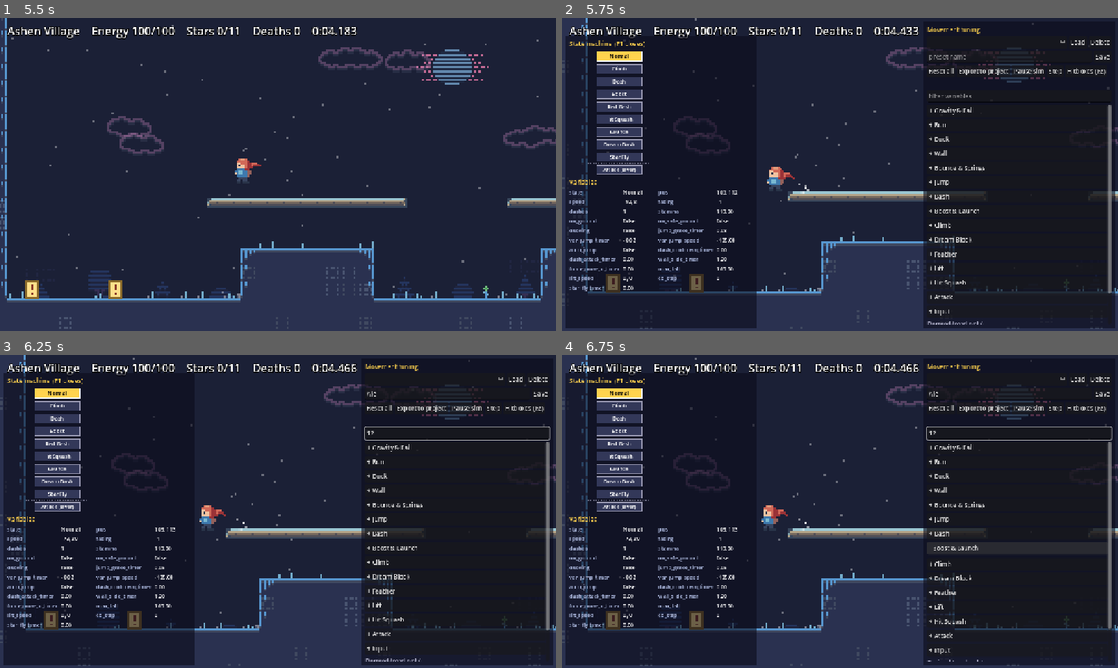
Above: before the commit, frames 1-4 (two rows, left to right).
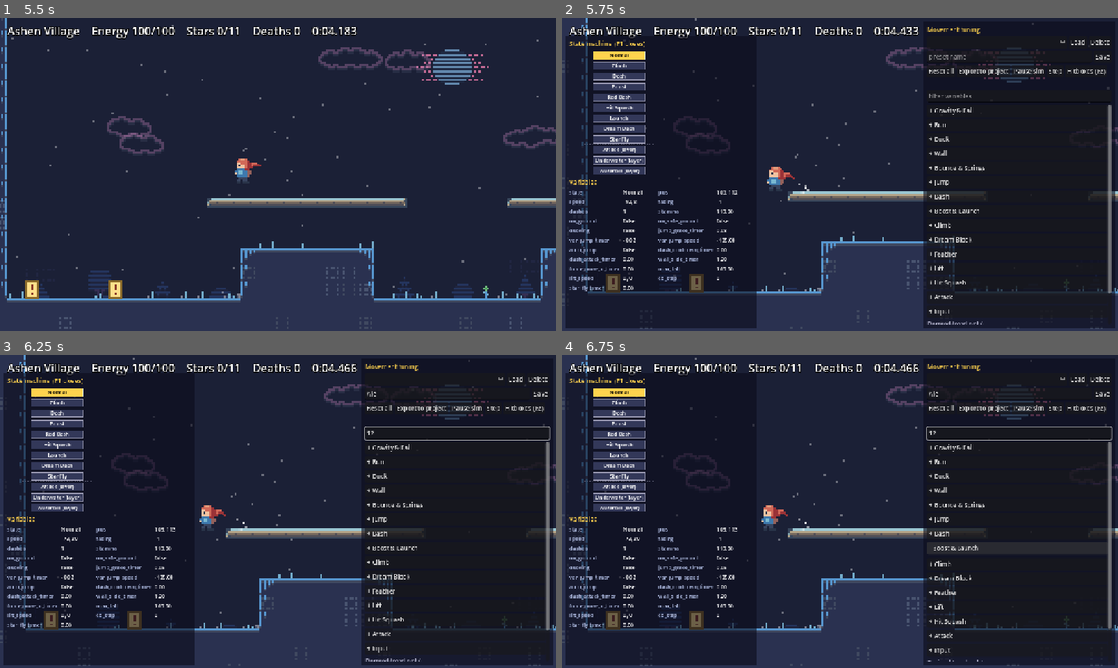
Above: after the commit, the same moments.

Repository: Viridjan/summit
Game: Godot game, scene res://main.tscn
Two runs of this game, one before a commit and one after it. Both use one fixed random seed, a clock stepped at 60 frames per second and the inputs below.
Inputs (mouse positions are in pixels of both pictures, inside the frame that each line leads up to):
- Up to frame 1 (5.5 s): click "Adventure" at 0.5 s; click "New Game" at 1.25 s; tap Enter (ui_accept) at 2 s; move the mouse to (400, 158) at 2.02 s; hold Right (right) 2.03-2.75 s; tap A (attack) at 2.1, 3.8 s; click (400, 158) at 2.17 s; tap C (jump) at 2.27, 2.57 s; tap X (dash) at 2.3, 5.1 s; drag from (166, 190) to (250, 237) at 2.77 s; move the mouse to (333, 105) at 3.52 s; hold Right (right) 3.53-4.25 s; hold C (jump) 3.53-4.25 s; drag from (250, 237) to (111, 127) at 4.27 s; move the mouse to (444, 221) at 5.02 s; hold Left (left) from 5.03 s (still down); hold C (jump) from 5.03 s (still down)
- Up to frame 2 (5.75 s): keep holding Left (left); keep holding C (jump); tap F1 (debug) at 5.65 s
- Up to frame 3 (6.25 s): release Left (left) at 5.75 s; release C (jump) at 5.75 s; click (444, 392) at 5.77 s; type "Alex" at 5.85 s; click (455, 433) at 6 s; type "12" at 6.08 s
- Up to frame 4 (6.75 s): click "+ Boost & Launch" at 6.5 s

Frame 1 is identical in both runs. In frame 2, 2.3% of the frame differs, in the area x 4-17%, y 10-50%; in frame 3, 2.3%; in frame 4, 2.3%.

Commit message:
Show water and waterfall layers in the state view, drain energy faster
- The debug panel's state machine view lists the layers (Attack, Underwater,
  Waterfall), each lit while active; the live state reads e.g.
  "Normal + Waterfall".
- Water drains energy 10x faster: 0.5 every 0.1 s.
- Touch controls always let go of a released finger, even while hidden, so
  a button can't stay stuck down.

Co-Authored-By: Claude Opus 5.5 <noreply@anthropic.com>

Diff:
--- a/scripts/adventure.gd
+++ b/scripts/adventure.gd
@@ -12,7 +12,7 @@
 # The HUD shows blocks; the code counts 100 energy per block. A run starts with 1 block.
 const ENERGY_PER_BLOCK := 100.0
 const ENERGY_REGEN := 3.0  # per second, only inside a partly spent block
-const WATER_DRAIN := 0.5  # per second while in water (0.05 every 0.1 s); no regeneration there
+const WATER_DRAIN := 5.0  # per second while in water (0.5 every 0.1 s); no regeneration there
 
 # -> {"start": String, "rooms": {name: {"pos": Vector2i (tiles), "level": Dictionary}}}
 # Rooms whose file is missing or invalid are skipped.
--- a/scripts/debug_panel.gd
+++ b/scripts/debug_panel.gd
@@ -350,7 +350,8 @@
 	for e in p.transition_log:
 		t += "%.2fs  %s -> %s\n" % [e[0], PlayerScript.STATE_NAMES[e[1]], PlayerScript.STATE_NAMES[e[2]]]
 	log_label.text = t
-	live_vals[0].text = PlayerScript.STATE_NAMES[p.state] + ("  + Attack" if p.attacking() else "") + ("  (dead)" if p.dead else "")
+	var on_layers: String = "".join(StateGraph.LAYERS.filter(func(l): return StateGraph.layer_on(p, l[0])).map(func(l): return "  + " + l[0]))
+	live_vals[0].text = PlayerScript.STATE_NAMES[p.state] + on_layers + ("  (dead)" if p.dead else "")
 	for i in LIVE.size():
 		var prop: String = LIVE[i][1]
 		live_vals[i + 1].text = _fmt(p.ducking() if prop == "collider" else p.get(prop))
@@ -372,7 +373,7 @@
 	# States stacked top to bottom. Each transition is an angled arrow:
 	# downward ones run on the right, upward ones on the left, wider for longer jumps.
 	var player
-	const HW := 52.0  # half width of a state box
+	const HW := 60.0  # half width of a state box
 	# One line per PlayerScript.STATE_NAMES entry, same order.
 	const HELP := [
 		"Normal: running, jumping, falling, wall jumps. Most time is spent here.",
@@ -385,19 +386,30 @@
 		"Dream Dash: dashing through a dream block, moving straight until you exit.",
 		"Star Fly: feather flight; steer freely until the timer runs out.",
 	]
-	# The attack is a layer on top of the state machine (drawn in its own row under it), not a state.
-	const ATTACK_HELP := "Attack (layer): a swing in the held direction (attack key). It runs on top of the current state: while running, dashing (a dash attack), climbing or flying. Not inside bubbles or dream blocks. Lit while swinging."
+	# Layers run on top of the state machine (rows under it, lit while active), not states: [name, help].
+	const LAYERS := [
+		["Attack", "Attack (layer): a swing in the held direction (attack key). It runs on top of the current state: while running, dashing (a dash attack), climbing or flying. Not inside bubbles or dream blocks. Lit while swinging."],
+		["Underwater", "Underwater (layer): centre inside water. Buoyancy slows sinking, drag caps speed, jump mid-water is a swim stroke; energy drains (adventure). Runs on top of the current state."],
+		["Waterfall", "Waterfall (layer): inside falling water. Pushes the player down, so they can't rise or jump up through it. Runs on top of the current state."],
+	]
+	static func layer_on(p, layer: String) -> bool:
+		match layer:
+			"Attack": return p.attacking()
+			"Underwater": return p.underwater
+			"Waterfall": return p.in_waterfall
+		return false
 
 	func _init() -> void:
 		tooltip_text = " "  # non-empty, so Godot asks _get_tooltip
 
 	func _get_tooltip(at: Vector2) -> String:
 		var n: int = PlayerScript.STATE_NAMES.size()
-		var i := clampi(int(at.y / (size.y / (n + 1))), 0, n)
+		var i := clampi(int(at.y / (size.y / (n + LAYERS.size()))), 0, n + LAYERS.size() - 1)
 		if absf(at.x - size.x / 2.0) > HW or player == null:
 			return ""
-		if i == n:
-			return "%s\nSwings this life: %d." % [ATTACK_HELP, player.attack_log.size()]
+		if i >= n:
+			var help: String = LAYERS[i - n][1]
+			return help + ("\nSwings this life: %d." % player.attack_log.size() if i == n else "")
 		var into := 0
 		var out := 0
 		for key in player.transitions:
@@ -410,7 +422,7 @@
 			return
 		var names: Array = PlayerScript.STATE_NAMES
 		var cx := size.x / 2.0
-		var row := size.y / (names.size() + 1)  # last row: the attack layer
+		var row := size.y / (names.size() + LAYERS.size())  # last rows: the layers
 		var ys := []
 		for i in names.size():
 			ys.append(row * (i + 0.5))
@@ -447,14 +459,16 @@
 			var label: String = names[i]
 			var sz := font.get_string_size(label, HORIZONTAL_ALIGNMENT_LEFT, -1, 12)
 			draw_string(font, Vector2(cx - sz.x / 2, ys[i] + 4), label, HORIZONTAL_ALIGNMENT_LEFT, -1, 12, Color.BLACK if cur else Color.WHITE)
-		# attack layer: separate from the states (dashed line), lit while a swing is active
-		var ly := row * (names.size() + 0.5)
+		# layers: separate from the states (dashed line), each lit while active
+		var top := row * names.size()
 		for x in range(int(cx - HW - 20), int(cx + HW + 20), 6):
-			draw_line(Vector2(x, ly - row * 0.5), Vector2(x + 3, ly - row * 0.5), Color(0.6, 0.6, 0.7, 0.6))
-		var on: bool = player.attacking()
-		var lbox := Rect2(cx - HW, ly - row * 0.36, HW * 2, row * 0.72)
-		draw_rect(lbox, Color("ff8a5c") if on else Color(0.2, 0.22, 0.35))
-		draw_rect(lbox, Color.WHITE if on else Color(0.6, 0.6, 0.7), false, 1.0)
-		var lt := "Attack (layer)"
-		var lsz := font.get_string_size(lt, HORIZONTAL_ALIGNMENT_LEFT, -1, 12)
-		draw_string(font, Vector2(cx - lsz.x / 2, ly + 4), lt, HORIZONTAL_ALIGNMENT_LEFT, -1, 12, Color.BLACK if on else Color.WHITE)
+			draw_line(Vector2(x, top), Vector2(x + 3, top), Color(0.6, 0.6, 0.7, 0.6))
+		for k in LAYERS.size():
+			var ly := row * (names.size() + k + 0.5)
+			var on := layer_on(player, LAYERS[k][0])
+			var lbox := Rect2(cx - HW, ly - row * 0.36, HW * 2, row * 0.72)
+			draw_rect(lbox, Color("ff8a5c") if on else Color(0.2, 0.22, 0.35))
+			draw_rect(lbox, Color.WHITE if on else Color(0.6, 0.6, 0.7), false, 1.0)
+			var lt: String = LAYERS[k][0] + " (layer)"
+			var lsz := font.get_string_size(lt, HORIZONTAL_ALIGNMENT_LEFT, -1, 12)
+			draw_string(font, Vector2(cx - lsz.x / 2, ly + 4), lt, HORIZONTAL_ALIGNMENT_LEFT, -1, 12, Color.BLACK if on else Color.WHITE)
--- a/scripts/touch_controls.gd
+++ b/scripts/touch_controls.gd
@@ -28,7 +28,8 @@
 	mouse_filter = Control.MOUSE_FILTER_IGNORE
 
 func _input(event: InputEvent) -> void:
-	if not is_visible_in_tree():
+	# hidden: ignore new touches, but still let go of held ones (a lost release would leave a button stuck)
+	if not is_visible_in_tree() and not (event is InputEventScreenTouch and not event.pressed):
 		return
 	if event is InputEventScreenTouch:
 		if event.pressed:
--- a/tests/test_runner.gd
+++ b/tests/test_runner.gd
@@ -1184,13 +1184,13 @@
 	p().dead = false
 	p().die(Vector2.ZERO)
 	check(w.deaths == 1 and Game.adv.energy == 200.0, "a hit on the last block is a death and refills energy")
-	# water drains 0.05 energy every 0.1 s and stops regeneration; at 0 energy in water the player dies
+	# water drains 0.5 energy every 0.1 s and stops regeneration; at 0 energy in water the player dies
 	make_world([{"t": "water", "x": 0, "y": 20 * 8, "w": 40 * 8, "h": 10 * 8}])
 	step(5)
 	Game.adv.energy = 150.0
 	var before: float = Game.adv.energy
 	step(60)
-	check(w.in_water() and is_equal_approx(before - Game.adv.energy, 0.5), "a second in water costs 0.5 energy, no regeneration (%s)" % (before - Game.adv.energy))
+	check(w.in_water() and is_equal_approx(before - Game.adv.energy, 5.0), "a second in water costs 5 energy, no regeneration (%s)" % (before - Game.adv.energy))
 	Game.adv.energy = 0.004
 	var deaths_before: int = w.deaths
 	step(2)
@@ -1350,6 +1350,9 @@
 	check(Tuning.names().size() == 99 and Tuning.names().all(func(n): return Tuning.group_of(n) != "Other"), "99 tunables, all grouped (%d)" % Tuning.names().size())
 	check((Tuning.names() + Tuning.DERIVED).all(func(n): return Tuning.HELP.get(n, "") != ""), "every tunable has mouse-over help")
 	check(load("res://scripts/debug_panel.gd").StateGraph.HELP.size() == load("res://scripts/player.gd").STATE_NAMES.size(), "every state has mouse-over help")
+	var graph = load("res://scripts/debug_panel.gd").StateGraph
+	var fake := {"underwater": false, "in_waterfall": true}
+	check(graph.LAYERS.map(func(l): return l[0]) == ["Attack", "Underwater", "Waterfall"] and graph.layer_on(fake, "Waterfall") and not graph.layer_on(fake, "Underwater"), "the state machine view lists the attack, underwater and waterfall layers and lights the active ones")
 	Game.tuning = {"MAX_RUN": 120.0}
 	make_world([])
 	step(5)
Not shown, changed: gdd.txt
Not shown, changed: TODO.md
Not shown, changed: docs/STORY_DESIGN.md
